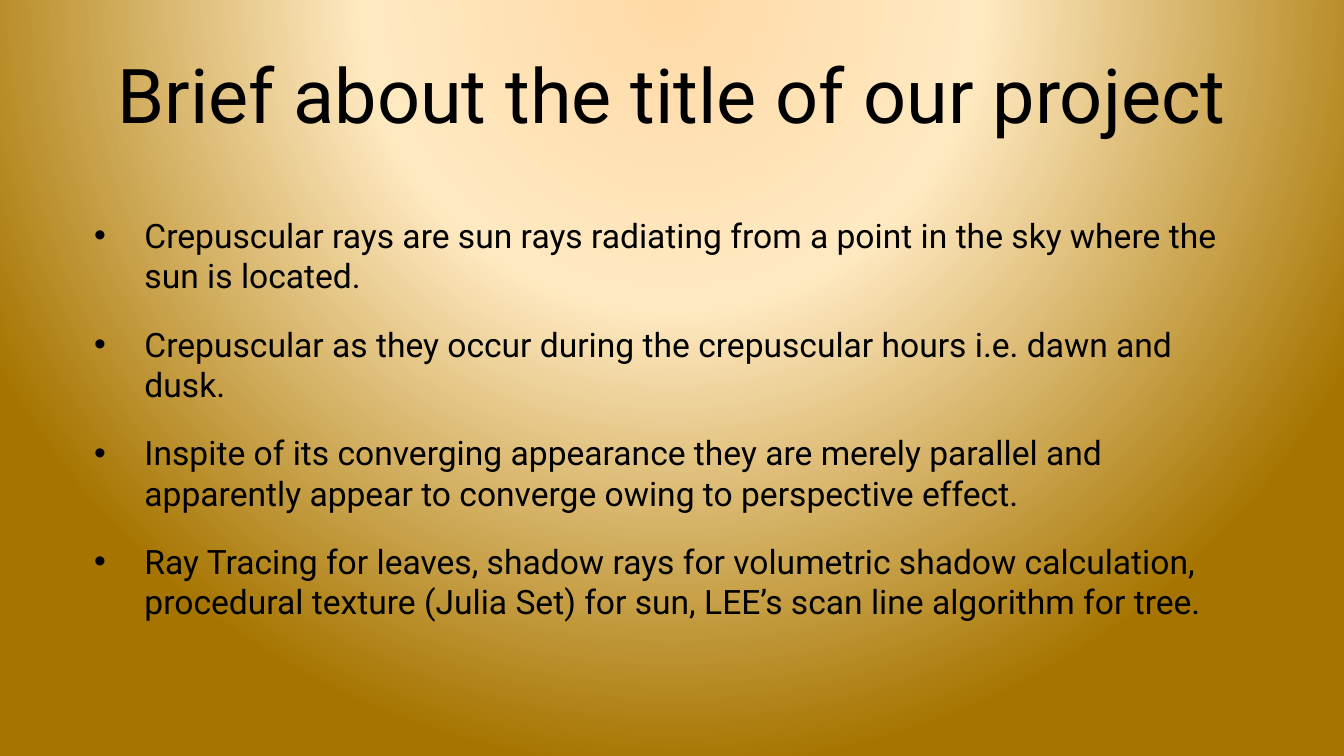
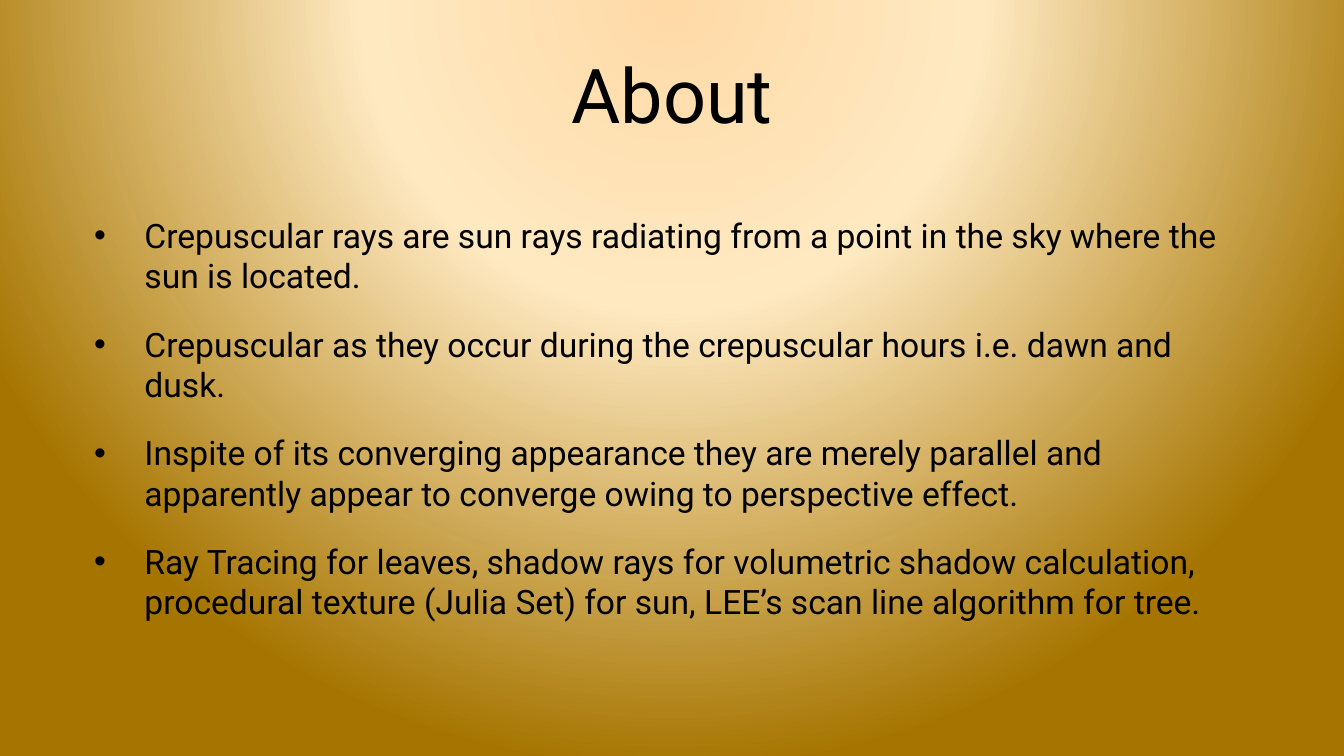
Before and after one commit to sreepada/CSCI580Project, a slide deck: slide 2 of documentation/FinalPresentation_UncannyValley.pptx. Drawn at 1344x756 pixels with LibreOffice and Linux fonts; fonts in the diff are those of the drawing; background and template pictures are left out. Boxes give left, top, right and bottom in pixels: in the first picture for what was removed or moved away, otherwise in the second. Text is boxed around its words. In the diff, an @@ line names an element or a change of style, - is before the commit and + after.

```diff
--- a/documentation/FinalPresentation_UncannyValley.pptx
+++ b/documentation/FinalPresentation_UncannyValley.pptx
@@ title at bbox=[571, 66, 772, 124]: text changed @@
-Brief about the title of our project
+About
```
Also in this commit, not shown: 9 other slides changed.
